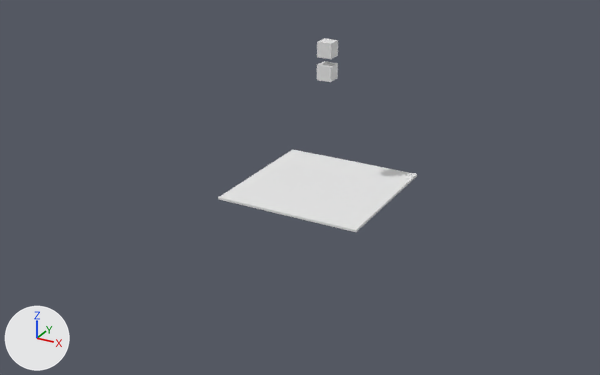
Renders of the Blender file js/ballistic.blend from each side of a commit.
Camera for both pictures: a camera (50 mm lens) standing at (47.6, -92.4, 44.3) and looking at (-0.7, -4.6, 0.5). The lights are fixed; the arrows at lower left show +X, +Y and +Z.
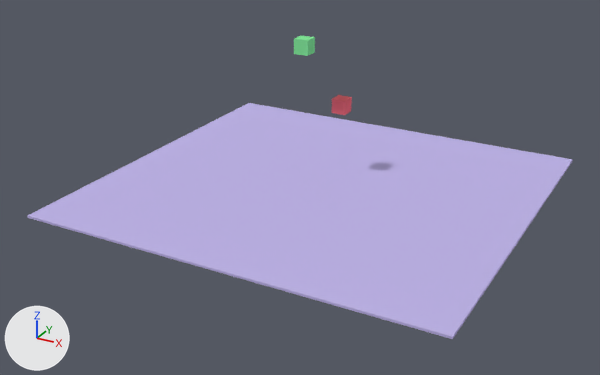
What differs and where, as boxes [x1, y1, x2, y2] in the pictures (600 x 375 px):
'Cube', recoloured, rescaled (white to blue, 174% wider, 186% taller)
    before: [218, 150, 417, 232]
    after: [27, 103, 573, 339]
'Cube.002', recoloured, moved
    before: [317, 38, 338, 59]
    after: [294, 36, 315, 56]
'Cube.001', recoloured, moved
    before: [317, 61, 338, 82]
    after: [332, 95, 352, 115]

Edits to the bpy script that builds the scene:
```text
Add mat_material_003:
    mat_material_003 = diffuse_material('Material.003')
    mat_material_003.base_color = (0.517, 0.453, 0.8)  # blue #beb3e7
Add mat_material_001:
    mat_material_001 = diffuse_material('Material.001')
    mat_material_001.base_color = (0.8, 0.149, 0.176)  # red #e76c74
Add mat_material_002:
    mat_material_002 = diffuse_material('Material.002')
    mat_material_002.base_color = (0.226, 0.8, 0.313)  # green #83e798
Change me_cube_002:
    where me_cube_002.from_pydata(...)  # 8 vertices, 6 faces; spans x -1.0..1.0, y -1.0..1.0, z -1.0..1.0
    add me_cube_002.materials.append(mat_material_002)  # green #83e798
Change me_cube_001:
    where me_cube_001.from_pydata(...)  # 8 vertices, 6 faces; spans x -1.0..1.0, y -1.0..1.0, z -1.0..1.0
    add me_cube_001.materials.append(mat_material_001)  # red #e76c74
Change me_cube:
    where me_cube.from_pydata(...)  # 8 vertices, 6 faces; spans x -1.0..1.0, y -1.0..1.0, z -1.0..1.0
    remove me_cube.materials.append(mat_material)  # white #e7e7e7
    add me_cube.materials.append(mat_material_003)  # blue #beb3e7
Change ob_cube_002:
    ob_cube_002.location: (0.49, 0.47, 18.0) -> (-2.86, 0.47, 18.0)
Change ob_cube_001:
    ob_cube_001.location: (0.49, 0.47, 15.0) -> (0.49, 4.92, 9.25)
Change ob_cube:
    ob_cube.scale: (10.0, 10.0, 0.15) -> (27.9, 26.2, 0.15)
```
